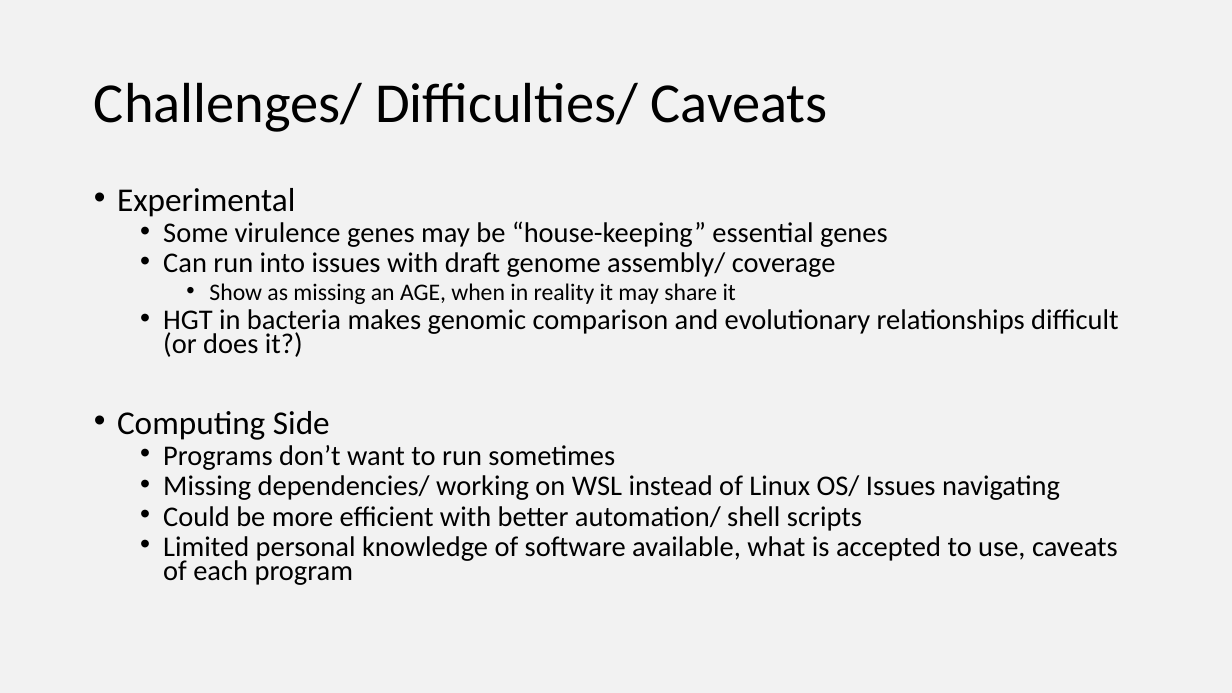
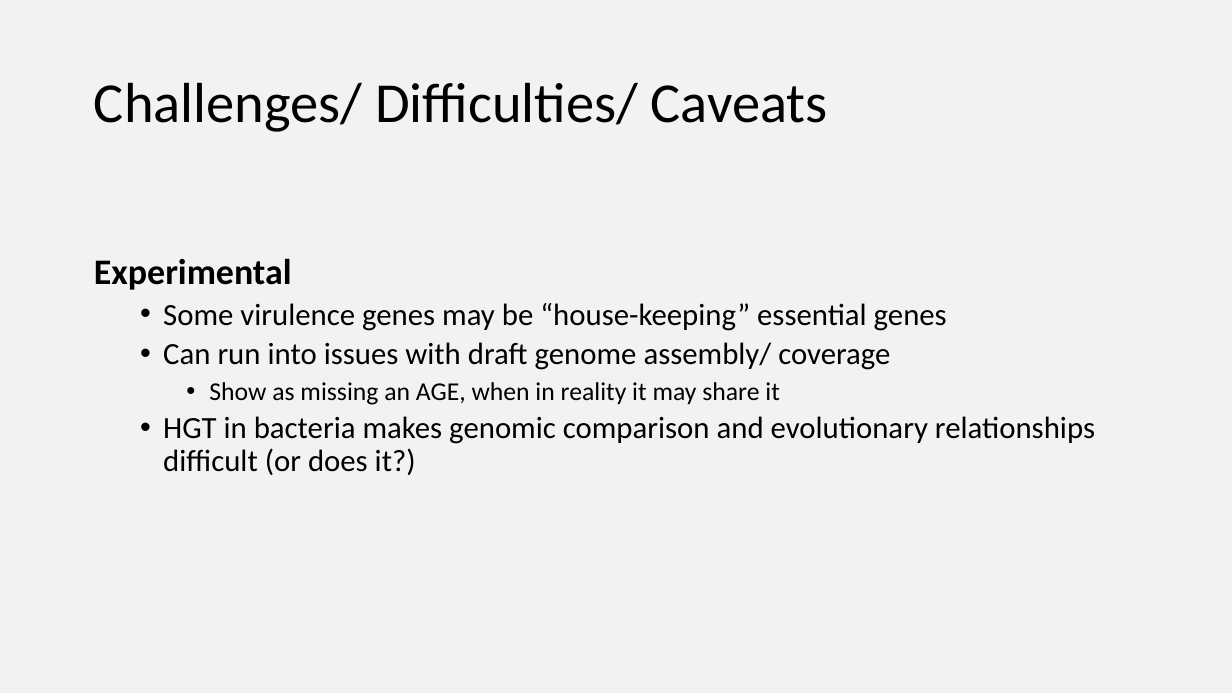
Before and after one commit to Yale-EEB723/finalproject, a slide deck: slide 26 of 190425_Verdegaal_EEB723_project.pptx. Drawn at 1232x693 pixels with LibreOffice and Linux fonts; fonts in the diff are those of the drawing. Boxes give left, top, right and bottom in pixels: in the first picture for what was removed or moved away, otherwise in the second. Text is boxed around its words. In the diff, an @@ line names an element or a change of style, - is before the commit and + after.

Commit message:
Updated ppt; Updated Readme file (citations, methods, results, data, issues)

```diff
--- a/190425_Verdegaal_EEB723_project.pptx
+++ b/190425_Verdegaal_EEB723_project.pptx
@@ text "Experimental": place and size @@
-text "Experimental" at <box>117,188,1118,585</box>
+text "Experimental" at <box>94,258,1095,475</box>
@@ text "Experimental" at <box>94,258,1095,475</box>: size 25.9 to 28 pt, bold on in "Experimental"; size 22.2 to 24 pt in "Some virulence genes may be “house-keeping” essential ...", "Can run into issues with draft genome ...", "HGT in bacteria makes genomic comparison and ..."; size 18.5 to 20 pt in "Show as missing an AGE, when in ..."; bullet • to none; line spacing 0.7 to 0.9 @@
@@ text at <box>117,411,1118,585</box>: paragraphs removed @@
-• Computing Side
-  • Programs don’t want to run sometimes
-  • Missing dependencies/ working on WSL instead of Linux OS/ Issues navigating
-  • Could be more efficient with better automation/ shell scripts
-  • Limited personal knowledge of software available, what is accepted to use, caveats of each program
```
Also in this commit, not shown: 1 slide added, 4 other files.
